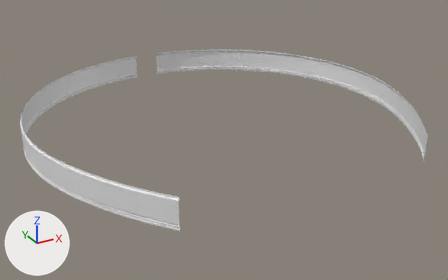
An edit to the FBX model Assets/Art/Models/Environment/Props/SciFi/GroundWalls.fbx, drawn before and after from the same camera.
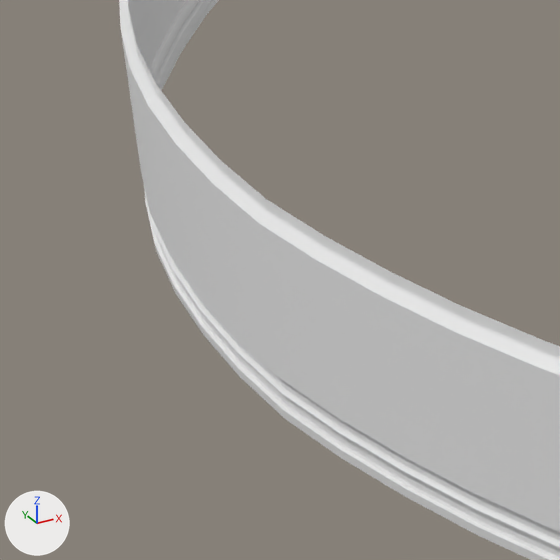
There are two pictures of each version: one whole from a 50 mm camera at (-88.5, -158.8, 76.7) aimed at (1.3, 4.5, -4.9), one close up on the part from 1% to 18% of the width and 44% to 71% of the height. Every picture has the same lights, and +X, +Y and +Z are marked at lower left. The last two pictures show the newer version. Where no turn or scale is listed for an object, it has been applied to the vertices.

The scene before the commit, as lines of its bpy script (objects in view):
```python
me_plane_033 = bpy.data.meshes.new('Plane.033')
me_plane_033.from_pydata(...)  # 2023 vertices, 1897 faces; spans x -60.5..60.5, y -46.3..66.1, z 0.0..8.8
me_plane_033.materials.append(mat_scifipanel_trimsheet)  # its picture is missing
ob_groundwalls = bpy.data.objects.new('GroundWalls', me_plane_033)
ob_groundwalls.location = (0.0, 0.0, 0.0)
```
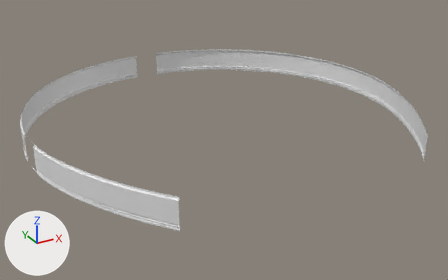
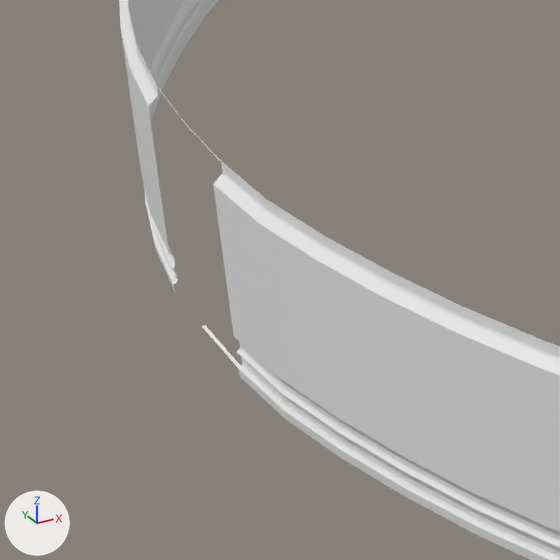
What differs and where, as boxes (x1, y1, x2, y2) in the close-ups (560 x 560 px):
part 1 of me_plane_033, deleted: before (148, 87, 242, 377)

Patch to the scene script:
```diff
--- a/Assets/Art/Models/Environment/Props/SciFi/GroundWalls.fbx.py
+++ b/Assets/Art/Models/Environment/Props/SciFi/GroundWalls.fbx.py
@@ me_plane_033 @@
 # used by ob_groundwalls; location = (0.0, 0.0, 0.0)
-me_plane_033.from_pydata(...)  # 2023 vertices, 1897 faces; spans x -60.5..60.5, y -46.3..66.1, z 0.0..8.8
+me_plane_033.from_pydata(...)  # 1999 vertices, 1846 faces; spans x -60.5..60.5, y -46.3..66.1, z 0.0..8.8
+# me_plane_033 part 1
+# 24 vertices are removed from x -60.4..-60.0, y 3.3..3.4, z 0.0..8.4
+# 51 faces are deleted
 me_plane_033.materials.append(mat_scifipanel_trimsheet)
```
